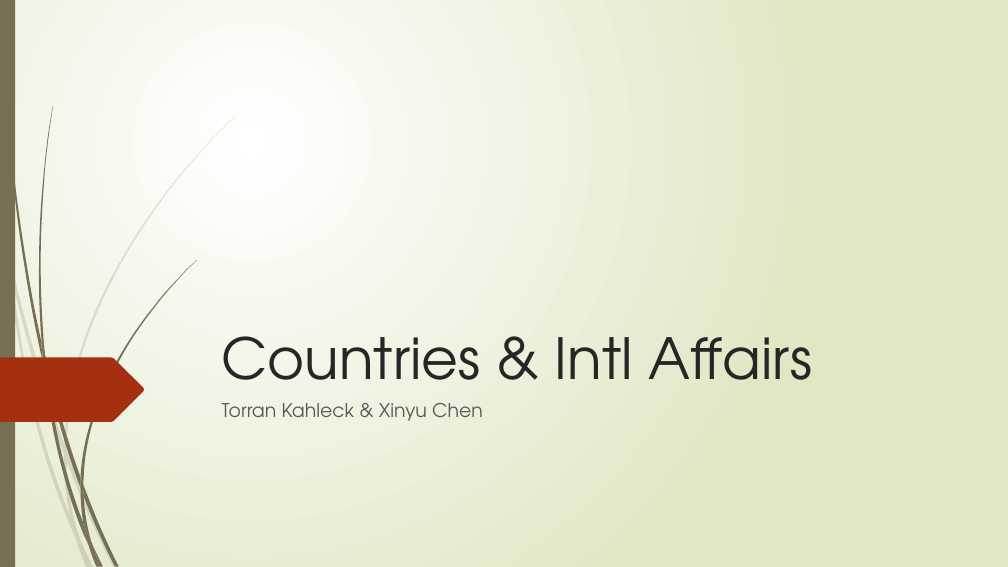
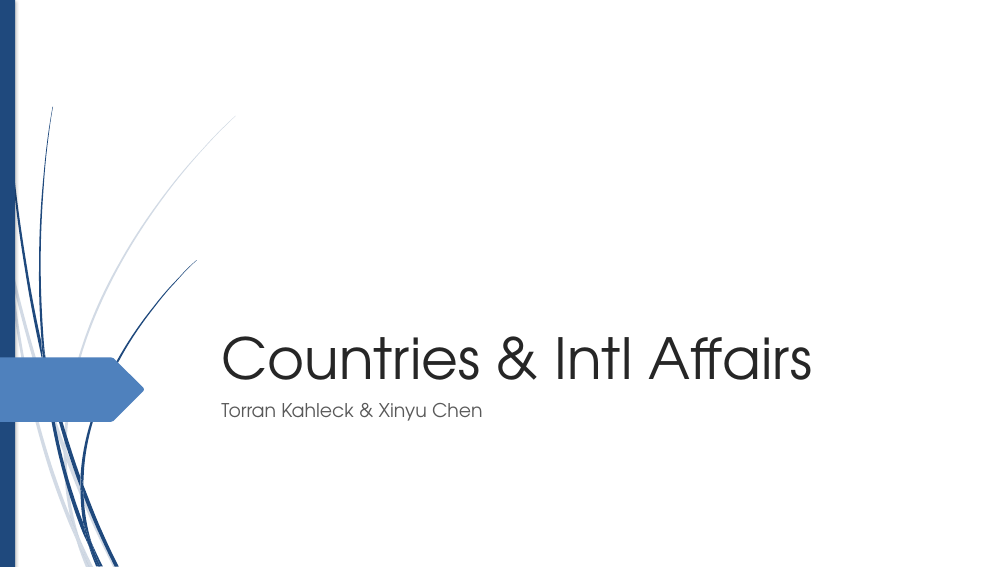
Before and after one commit to tkah/CountriesAndIntlAffairs, a slide deck: slide 1 of Project/part4/Web Site Presentation.pptx. Drawn at 1008x567 pixels with LibreOffice and Linux fonts; fonts in the diff are those of the drawing. Boxes give left, top, right and bottom in pixels: in the first picture for what was removed or moved away, otherwise in the second. Text is boxed around its words. In the diff, an @@ line names an element or a change of style, - is before the commit and + after.

```diff
--- a/Project/part4/Web Site Presentation.pptx
+++ b/Project/part4/Web Site Presentation.pptx
@@ background gradient #FFFFFF to #DFE8C4 to #FFFFFF @@
@@ rectangle at (0,0,15,567): fill #766F54 to #1F497D; shadow on @@
@@ fill #766F54 to #1F497D; outline redrawn in 9 elements at (2,0,43,364), (83,485,119,566), (92,544,104,567), (80,260,197,485), (88,546,98,567), (80,488,91,544), (80,477,83,496), (83,523,101,566), (39,107,53,357) @@
@@ freeform shape at (0,358,144,422): fill #A53010 to #4F81BD @@
@@ fill #766F54 to #1F497D in 3 elements at (45,357,80,488), (42,340,48,382), (43,361,88,545) @@
@@ text "Torran Kahleck & Xinyu Chen" at (221,403,483,421): less space between paragraphs @@
@@ freeform shape at (64,443,67,461): fill #766F54 at 20% opacity to #1F497D at 20% opacity @@
@@ fill #766F54 at 20% opacity to #1F497D at 20% opacity; outline redrawn in 8 elements at (0,213,8,265), (11,261,64,453), (67,451,117,567), (8,265,76,540), (64,453,79,538), (64,116,236,451), (76,540,90,567), (70,516,90,567) @@
@@ freeform shape at (79,538,94,567): fill #766F54 at 20% opacity to #1F497D at 20% opacity @@
```
Also in this commit, not shown: 12 other slides changed, 2 slides added, 5 other files.
